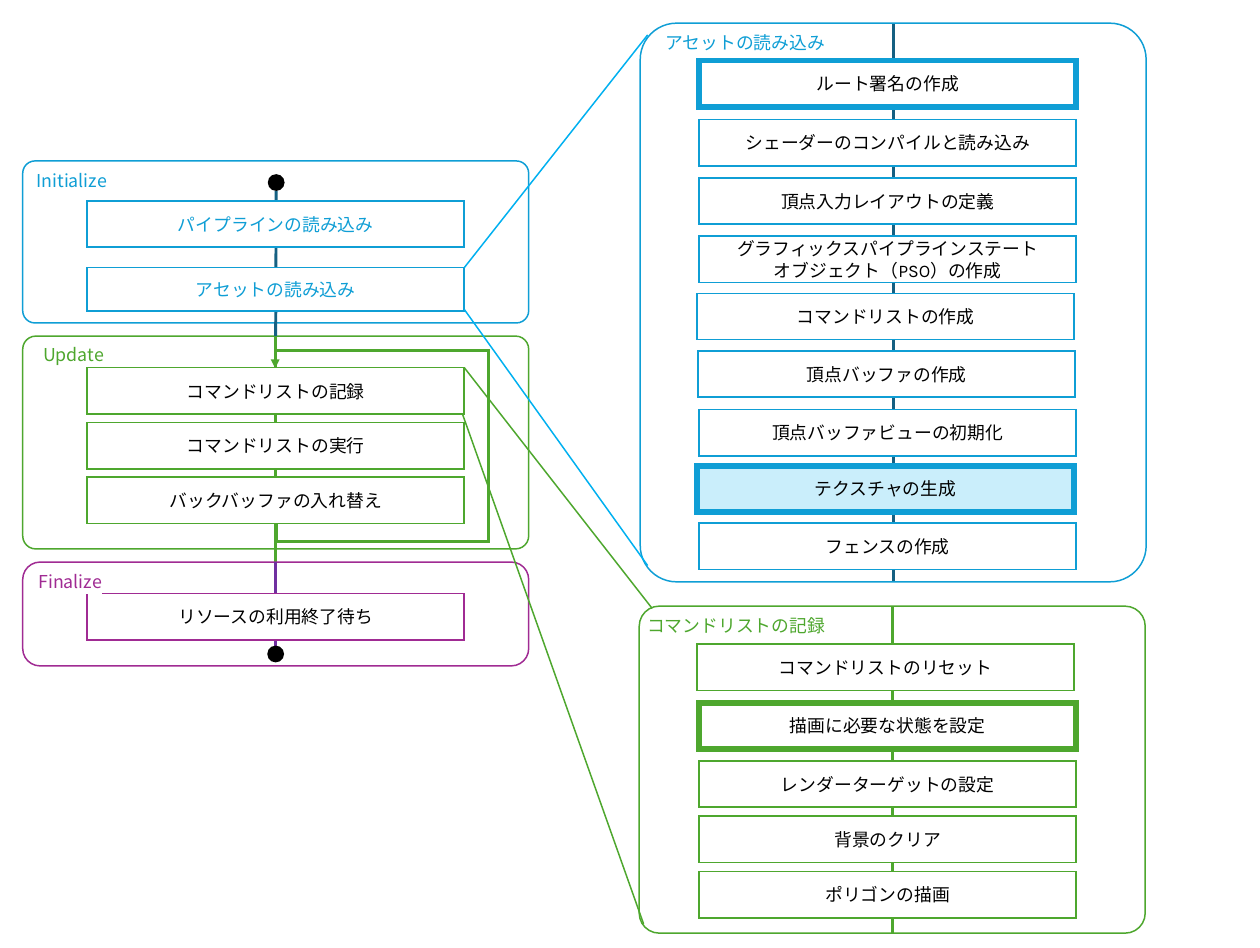
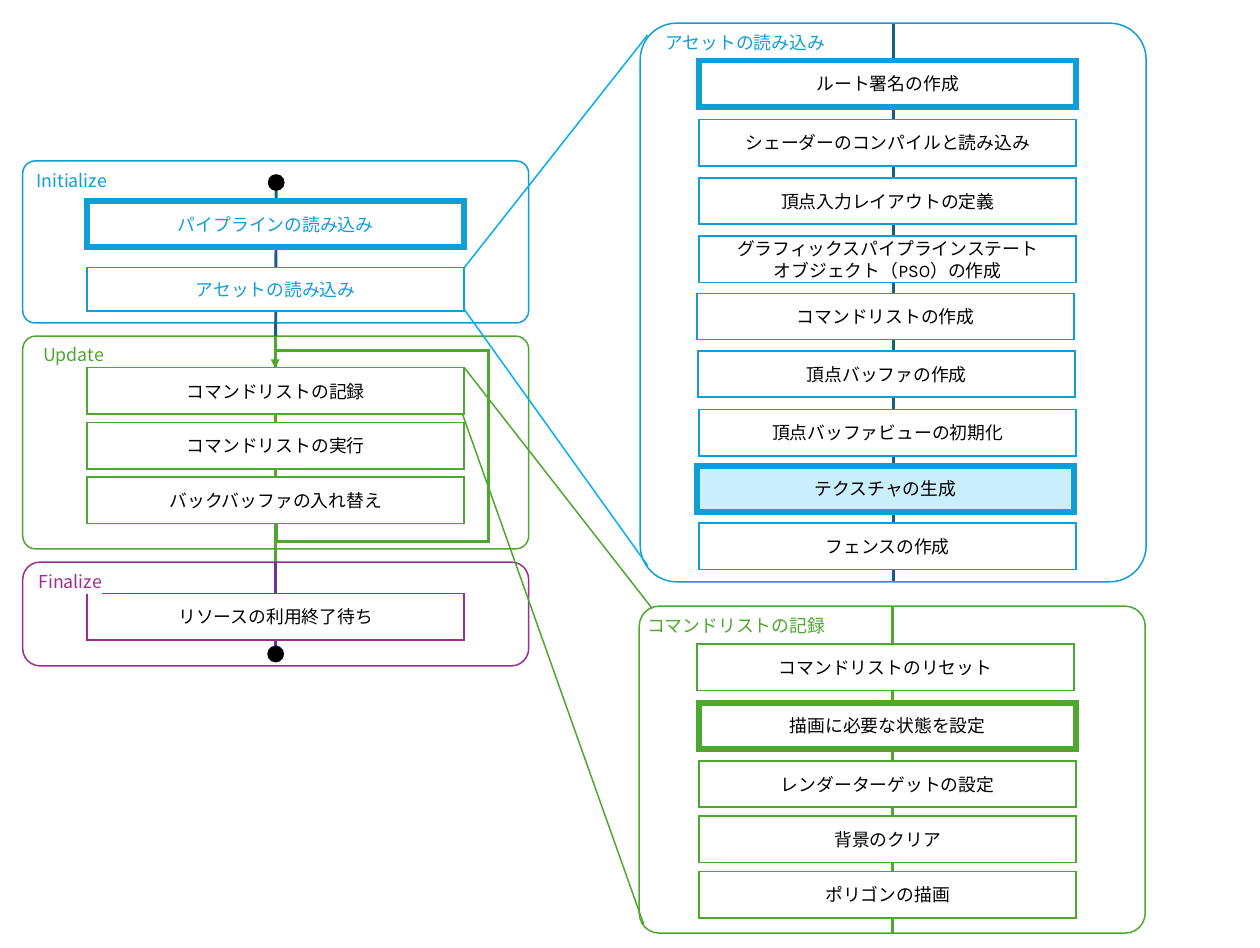
Before and after one commit to t-pot/t-pot.github.io, a slide deck: slide 1 of program/160_DX12_4_texture/160_DX12.pptx. Drawn at 1260x948 pixels with LibreOffice and Linux fonts; fonts in the diff are those of the drawing. Boxes give left, top, right and bottom in pixels: in the first picture for what was removed or moved away, otherwise in the second. Text is boxed around its words. In the diff, an @@ line names an element or a change of style, - is before the commit and + after.

```diff
--- a/program/160_DX12_4_texture/160_DX12.pptx
+++ b/program/160_DX12_4_texture/160_DX12.pptx
@@ rectangle "パイプラインの読み込み" at <box>87,201,464,247</box>: outline #0F9ED5 1.5 pt to #0F9ED5 6 pt @@
```
Also in this commit, not shown: 3 other files.
